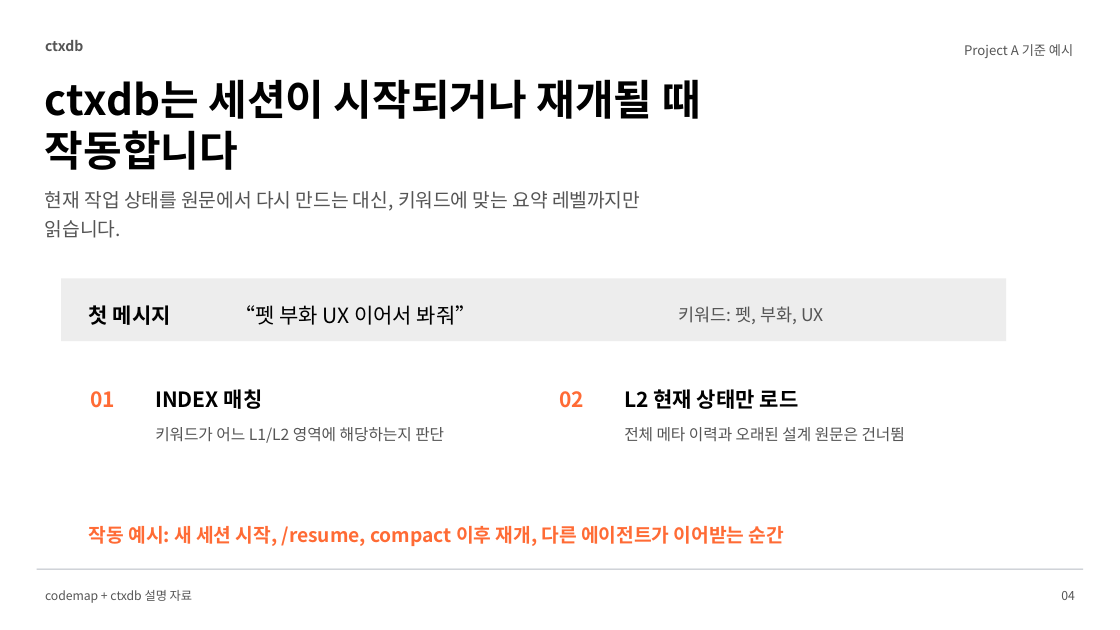
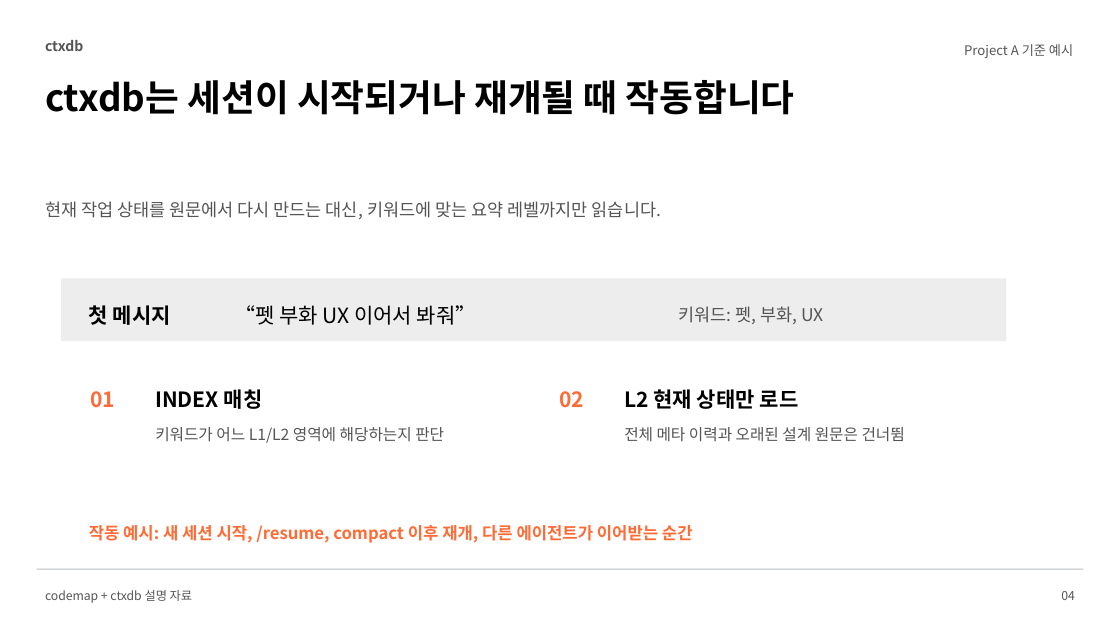
Before and after one commit to LigoSoo/pawpad, a slide deck: slide 4 of outputs/codemap-ctxdb-token-simulation.pptx. Drawn at 1120x630 pixels with LibreOffice and Linux fonts; fonts in the diff are those of the drawing. Boxes give left, top, right and bottom in pixels: in the first picture for what was removed or moved away, otherwise in the second. Text is boxed around its words. In the diff, an @@ line names an element or a change of style, - is before the commit and + after.

Commit message:
docs: fix explainer deck text overlap

```diff
--- a/outputs/codemap-ctxdb-token-simulation.pptx
+++ b/outputs/codemap-ctxdb-token-simulation.pptx
@@ text "ctxdb는 세션이 시작되거나 재개될 때 ..." at [45,80,795,115]: size 36 to 31.5 pt; line spacing 1.02 to 1.05 @@
@@ text "현재 작업 상태를 원문에서 다시 ...": place and size @@
-text "현재 작업 상태를 원문에서 다시 ..." at [45,191,640,238]
+text "현재 작업 상태를 원문에서 다시 ..." at [45,201,661,219]
@@ text "현재 작업 상태를 원문에서 다시 ..." at [45,201,661,219]: size 16.5 to 15 pt; line spacing 1.25 to 1.22 @@
@@ text "작동 예시: 새 세션 시작, ..." at [89,525,693,543]: size 16.5 to 14.2 pt @@
```
Also in this commit, not shown: 7 other slides changed.
